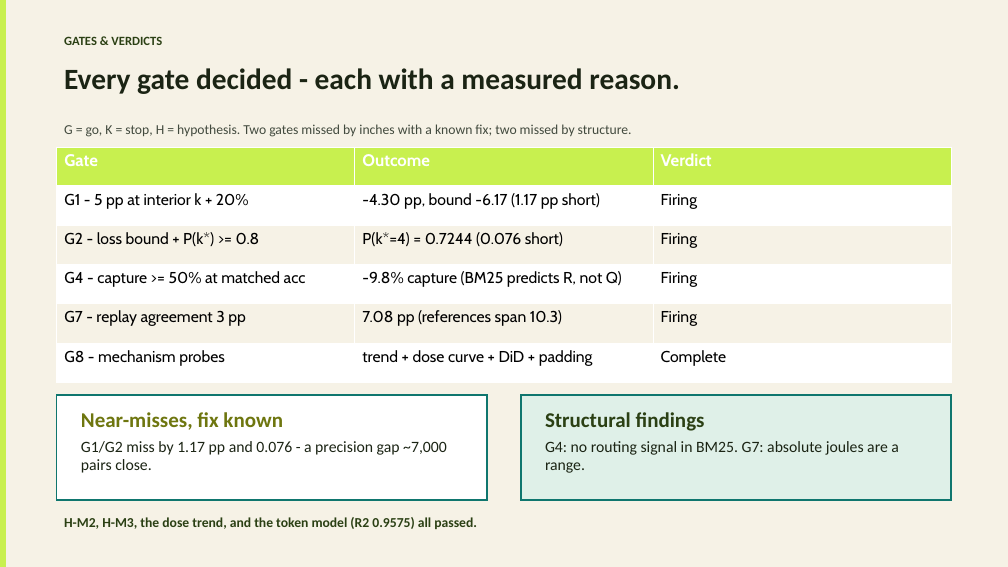
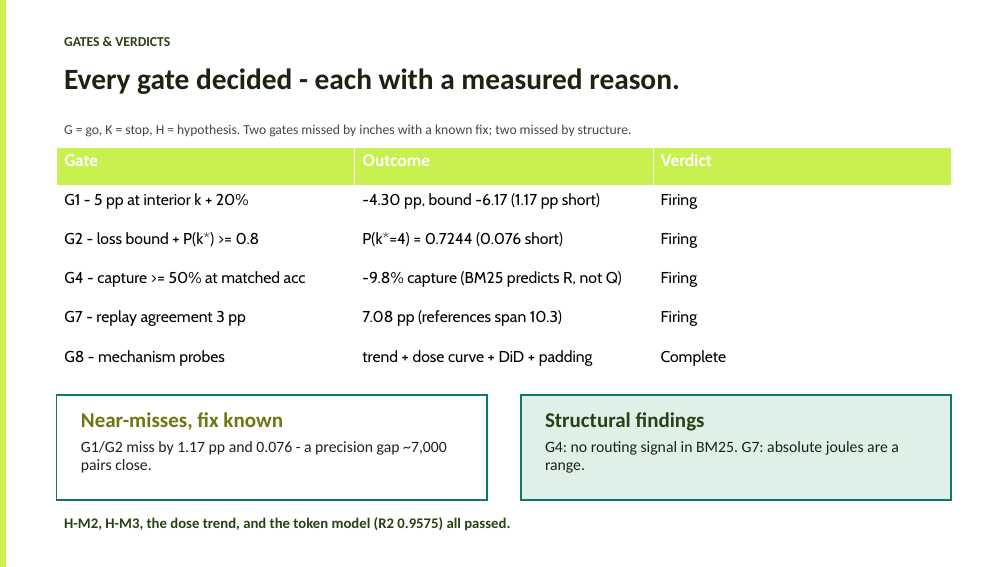
Before and after one commit to Atik203/energy-optimal-rag, a slide deck: slide 10 of ppt_slides/Energy_Methodology_Presentation.pptx. Drawn at 1008x567 pixels with LibreOffice and Linux fonts; fonts in the diff are those of the drawing. Boxes give left, top, right and bottom in pixels: in the first picture for what was removed or moved away, otherwise in the second. Text is boxed around its words. In the diff, an @@ line names an element or a change of style, - is before the commit and + after.

Commit message:
docs: white ground, 15pt floor, 20pt headers, 14pt footers in PPTX
Audit confirms no text under 13pt. All slides image-verified.

```diff
--- a/ppt_slides/Energy_Methodology_Presentation.pptx
+++ b/ppt_slides/Energy_Methodology_Presentation.pptx
@@ rectangle at (0,0,1008,567): fill #F6F2E6 to #FFFFFF; outline #F6F2E6 1.5 pt to #FFFFFF 1.5 pt @@
@@ text "GATES & VERDICTS" at (64,37,170,46): size 12 to 13 pt @@
@@ table at (57,147,951,382) @@
@@ fill #F6F2E6 to #FFFFFF in 6 cells @@
@@ text "H-M2, H-M3, the dose trend, ..." at (64,517,510,531): size 13 to 14 pt @@
```
Also in this commit, not shown: 9 other slides changed.
